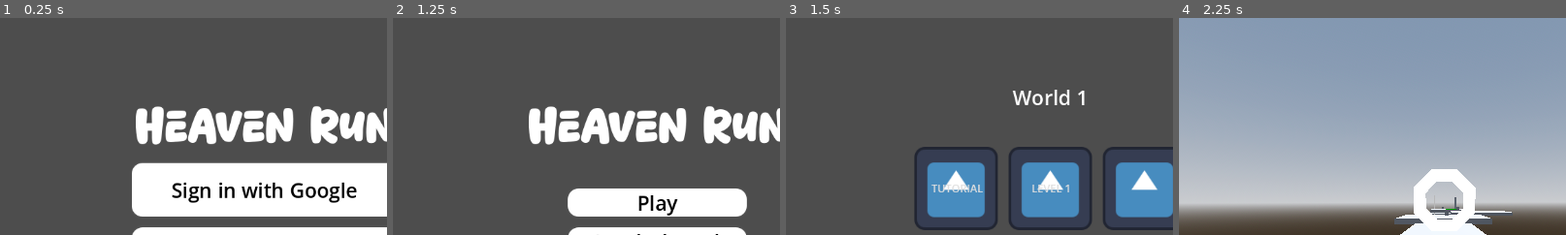
Above: before the commit, frames 1-4 (left to right).
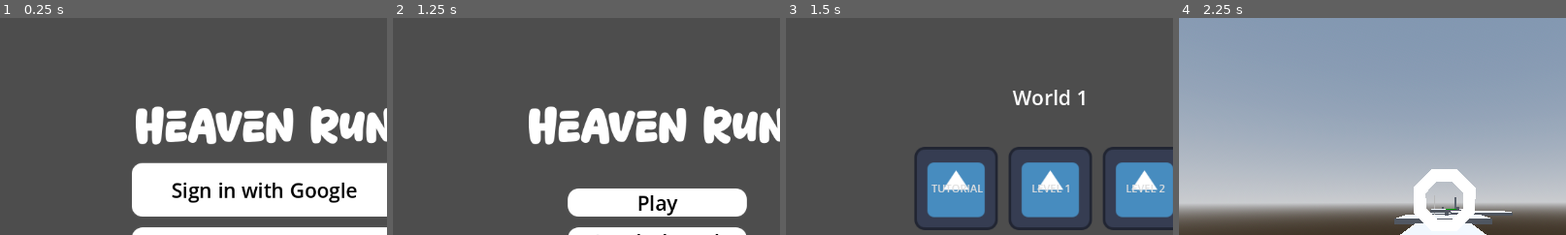
Above: after the commit, the same moments.

Repository: jpvds1/DDJD
Game: Godot game, scene res://scenes/game_controller.tscn
The game is run twice, just before and just after one commit, with the same random seed, the same clock (stepped at 60 frames per second) and the same inputs. The engine's default icon, where the game draws it, is replaced by a stand-in: a white triangle on a blue panel in a dark square.
Inputs:
- Up to frame 1 (0.25 s): no input
- Up to frame 2 (1.25 s): click "Continue as Guest" at 0.5 s
- Up to frame 3 (1.5 s): click "Play" at 1.25 s
- Up to frame 4 (2.25 s): click "TUTORIAL" at 2 s
The pictures show only the part of the screen within x 16-66%, y 0-50%; the shares and areas given below are measured in that part.

Frames 1-2 are identical in both runs. In frame 3, 0.1% of the frame differs, in the area x 87-98%, y 76-81%; in frame 4, nothing differs.

Commit message:
feat: connected level 2

Diff:
--- a/platformer-game/resources/gear_items/Boots/LightningBoots.tres
+++ b/platformer-game/resources/gear_items/Boots/LightningBoots.tres
@@ -8,6 +8,7 @@
 slot = 2
 unlock_type = 3
 achievement_id = "no_deaths"
+unlock_description = "Complete a level without any deaths"
 dash_cooldown_reduction = 0.5
 extra_dashes = 1
 metadata/_custom_type_script = "uid://1mwlo1yrpnfc"
--- a/platformer-game/resources/gear_items/Boots/SwiftBoots.tres
+++ b/platformer-game/resources/gear_items/Boots/SwiftBoots.tres
@@ -6,6 +6,7 @@
 script = ExtResource("1_w8b3y")
 item_name = "Swift Boots"
 slot = 2
+unlock_description = "Complete the Tutorial"
 speed_bonus = 5.0
 acceleration_bonus = 2.0
 metadata/_custom_type_script = "uid://1mwlo1yrpnfc"
--- a/platformer-game/resources/gear_items/Chest/AngelWings.tres
+++ b/platformer-game/resources/gear_items/Chest/AngelWings.tres
@@ -8,6 +8,7 @@
 slot = 1
 unlock_type = 3
 achievement_id = "no_extra_jumps"
+unlock_description = "Complete a level without using extra jumps"
 jump_velocity_bonus = 1.0
 extra_jumps = 1
 metadata/_custom_type_script = "uid://1mwlo1yrpnfc"
--- a/platformer-game/resources/gear_items/Chest/LightChest.tres
+++ b/platformer-game/resources/gear_items/Chest/LightChest.tres
@@ -6,6 +6,7 @@
 script = ExtResource("1_3d4jn")
 item_name = "Light Shirt"
 slot = 1
+unlock_description = "Complete Level 2"
 speed_bonus = 2.0
 acceleration_bonus = 1.0
 metadata/_custom_type_script = "uid://1mwlo1yrpnfc"
--- a/platformer-game/resources/gear_items/Head/DemonHorns.tres
+++ b/platformer-game/resources/gear_items/Head/DemonHorns.tres
@@ -7,6 +7,7 @@
 item_name = "Demonic Horns"
 unlock_type = 3
 achievement_id = "air_time_5s"
+unlock_description = "Stay in the air for 5 seconds"
 jump_velocity_bonus = -2.0
 extra_jumps = -1
 dash_cooldown_reduction = 0.5
--- a/platformer-game/resources/gear_items/Head/HeliHat.tres
+++ b/platformer-game/resources/gear_items/Head/HeliHat.tres
@@ -5,6 +5,7 @@
 [resource]
 script = ExtResource("1_a0j0y")
 item_name = "Helicopter Hat"
+unlock_description = "Complete Level 1"
 speed_bonus = -2.0
 acceleration_bonus = -2.0
 jump_velocity_bonus = 2.0
--- a/platformer-game/scenes/levels/level_2.tscn
+++ b/platformer-game/scenes/levels/level_2.tscn
@@ -1,7 +1,7 @@
 [gd_scene format=3 uid="uid://upp7tuc3lu0f"]
 
 [ext_resource type="Script" uid="uid://cflc7oyeciht7" path="res://scripts/systems/level.gd" id="1_tv7cl"]
-[ext_resource type="Resource" uid="uid://bgdpbcpwvqrsi" path="res://resources/gear_items/Head/HeliHat.tres" id="2_r88tb"]
+[ext_resource type="Resource" uid="uid://8s2segdxhc7l" path="res://resources/gear_items/Chest/LightChest.tres" id="2_r88tb"]
 [ext_resource type="PackedScene" uid="uid://ch7shhditu1lk" path="res://scenes/player/capsule_character.tscn" id="3_1yj8c"]
 [ext_resource type="PackedScene" uid="uid://dcgfprowomfpv" path="res://scenes/building_materials/killzone.tscn" id="4_ndlae"]
 [ext_resource type="PackedScene" uid="uid://6sseieh1wxj" path="res://scenes/building_materials/checkpoint_platform.tscn" id="5_v8d84"]
@@ -119,6 +119,9 @@
 player_path = NodePath("CharacterBody3D")
 ui_path = NodePath("CanvasLayer")
 gear_unlock_on_complete = ExtResource("2_r88tb")
+time_3_stars = 50.0
+time_2_stars = 65.0
+time_1_star = 80.0
 
 [node name="WorldEnvironment" type="WorldEnvironment" parent="." unique_id=751782853]
 environment = SubResource("Environment_jdsy5")
--- a/platformer-game/scenes/levels/tutorial.tscn
+++ b/platformer-game/scenes/levels/tutorial.tscn
@@ -2,6 +2,7 @@
 
 [ext_resource type="PackedScene" uid="uid://ch7shhditu1lk" path="res://scenes/player/capsule_character.tscn" id="1_rnyxf"]
 [ext_resource type="Script" uid="uid://cflc7oyeciht7" path="res://scripts/systems/level.gd" id="1_u4f7j"]
+[ext_resource type="Resource" uid="uid://1bbquwkas68e" path="res://resources/gear_items/Boots/SwiftBoots.tres" id="2_g7bfq"]
 [ext_resource type="PackedScene" uid="uid://cxwqa33o1b6ge" path="res://scenes/building_materials/tutorial_trigger.tscn" id="2_ub0e1"]
 [ext_resource type="PackedScene" uid="uid://dy8jnv2byaaoj" path="res://scenes/ui/main_UI.tscn" id="3_1r3rq"]
 [ext_resource type="PackedScene" uid="uid://cwdtuabcl86cl" path="res://scenes/building_materials/runnable_wall.tscn" id="5_1wklo"]
@@ -26,6 +27,7 @@
 script = ExtResource("1_u4f7j")
 player_path = NodePath("CharacterBody3D")
 ui_path = NodePath("CanvasLayer")
+gear_unlock_on_complete = ExtResource("2_g7bfq")
 
 [node name="WorldEnvironment" type="WorldEnvironment" parent="." unique_id=751782853]
 environment = SubResource("Environment_jdsy5")
--- a/platformer-game/scenes/ui/levels_menu.tscn
+++ b/platformer-game/scenes/ui/levels_menu.tscn
@@ -73,7 +73,7 @@
 size_flags_horizontal = 3
 size_flags_vertical = 4
 theme_override_styles/normal = SubResource("StyleBoxTexture_gds35")
-text = " "
+text = " LEVEL 2"
 
 [node name="HBoxContainer2" type="HBoxContainer" parent="VBoxContainer" unique_id=1278061234]
 layout_mode = 2
--- a/platformer-game/scripts/ui/levels_menu.gd
+++ b/platformer-game/scripts/ui/levels_menu.gd
@@ -24,7 +24,12 @@
 
 
 func _on_level_3_pressed() -> void:
-	pass # Replace with function body.
+	# Tira o foco de qualquer elemento de UI (como o próprio botão)
+	get_viewport().gui_release_focus()
+
+	# call_deferred garante que a troca só ocorra após o clique terminar
+	var path = "res://scenes/levels/level_2.tscn"
+	Global.game_controller.change_3D_scene.call_deferred(path)
 
 
 func _on_level_4_pressed() -> void:
